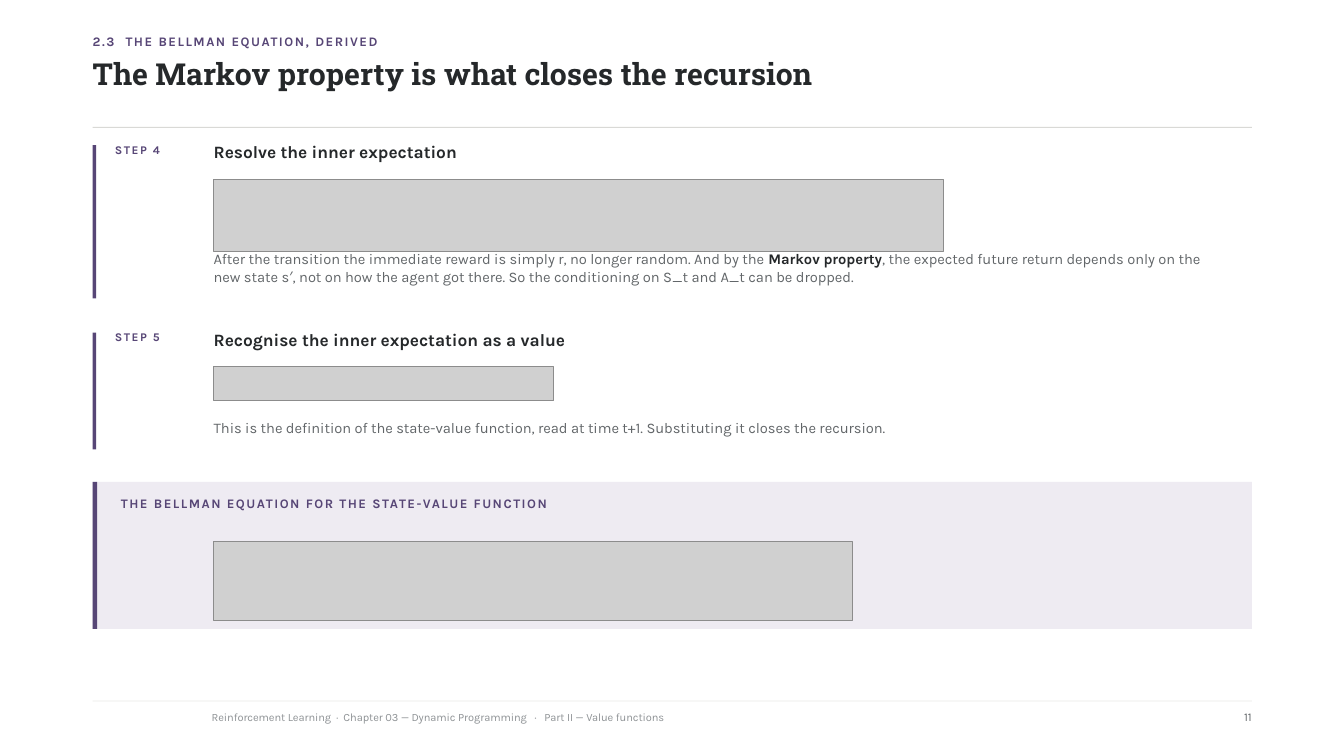
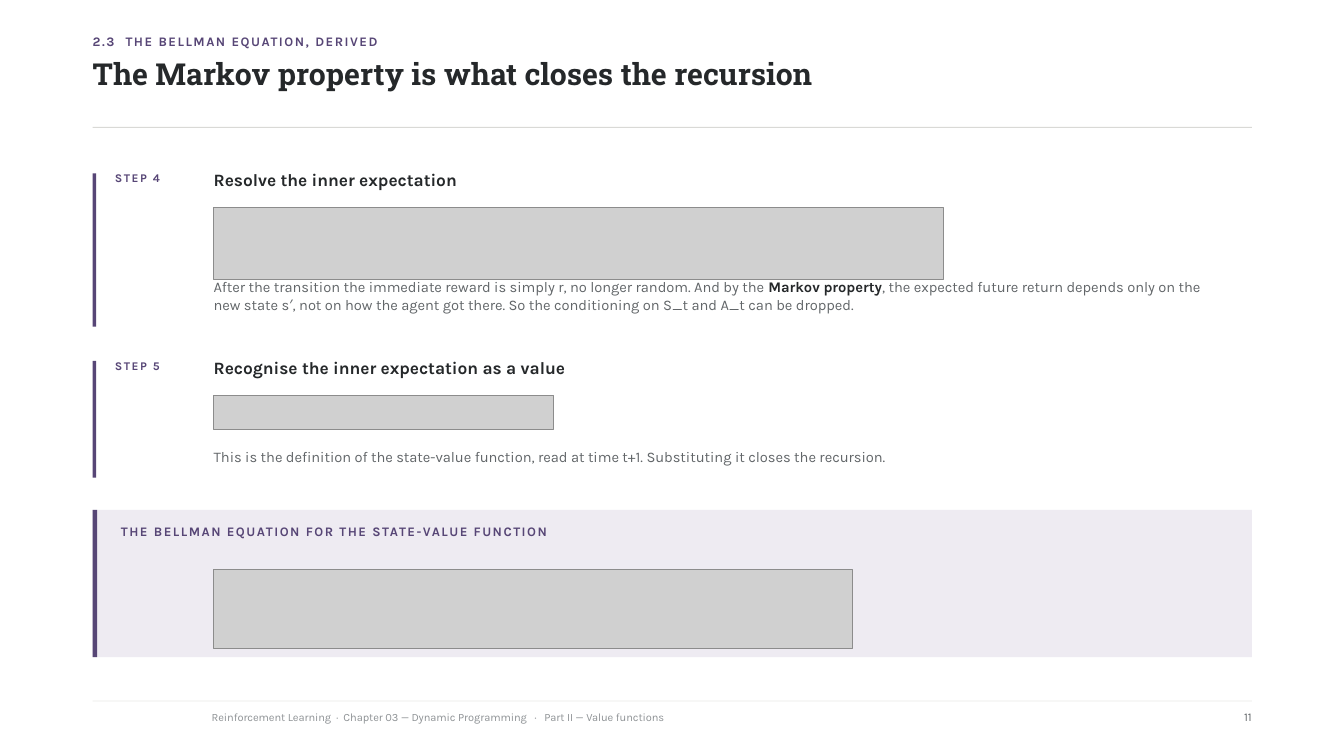
Before and after one commit to riccardoberta/reinforcement-learning, a slide deck: slide 11 of 03 - Dynamic Programming/slides.pptx. Drawn at 1344x756 pixels with LibreOffice and Linux fonts; fonts in the diff are those of the drawing; grey boxes stand for pictures; background and template pictures are left out. Boxes give left, top, right and bottom in pixels: in the first picture for what was removed or moved away, otherwise in the second. Text is boxed around its words. In the diff, an @@ line names an element or a change of style, - is before the commit and + after.

```diff
--- a/03 - Dynamic Programming/slides.pptx
+++ b/03 - Dynamic Programming/slides.pptx
@@ 7 texts, 4 rectangles, 2 pictures: place and size @@
-7 texts, 4 rectangles, 2 pictures at box(93, 145, 1252, 629)
+7 texts, 4 rectangles, 2 pictures at box(93, 173, 1252, 657)
@@ picture removed at box(214, 367, 555, 401) @@
@@ picture added at box(214, 395, 555, 430) @@
```
Also in this commit, not shown: 20 other slides changed, 10 other files.
